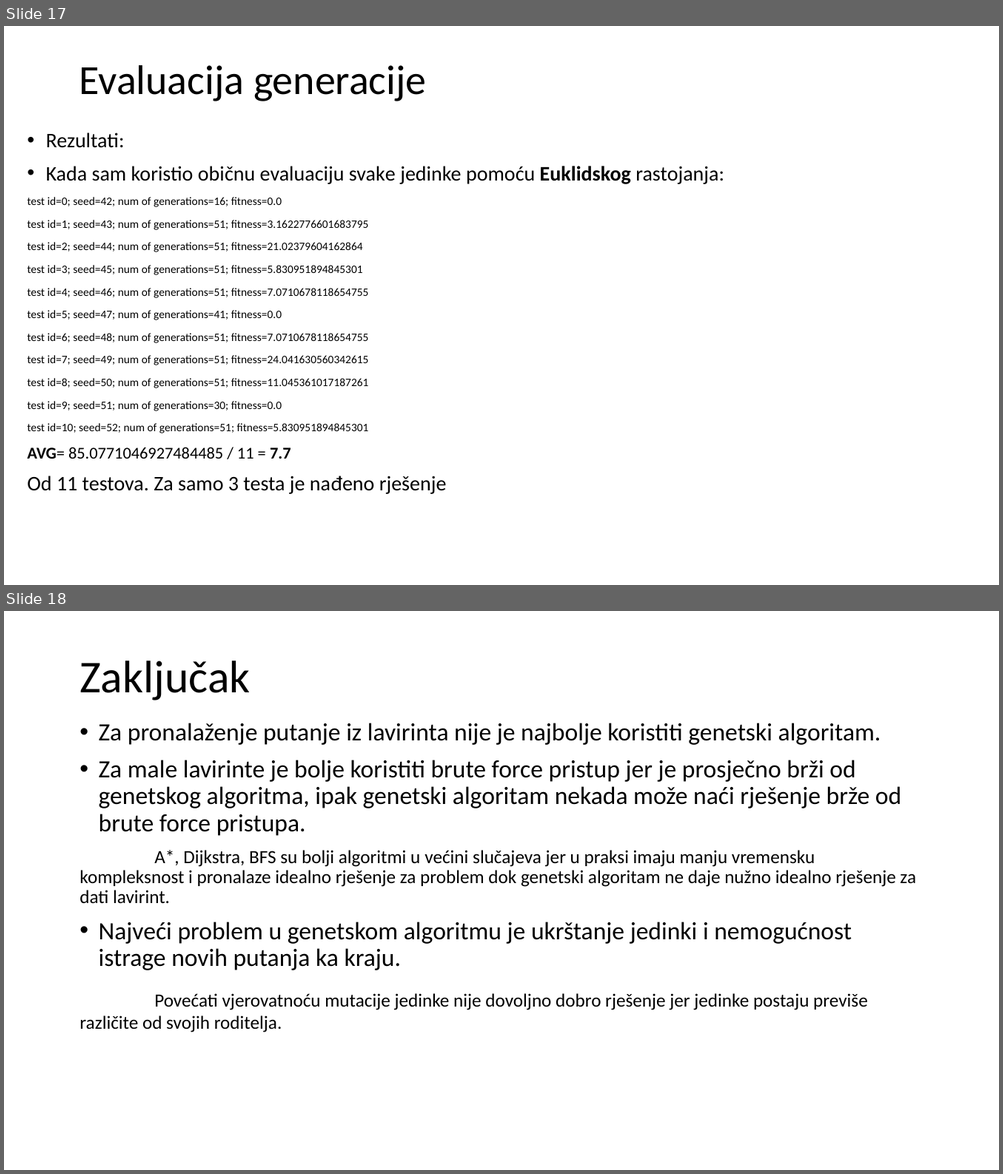
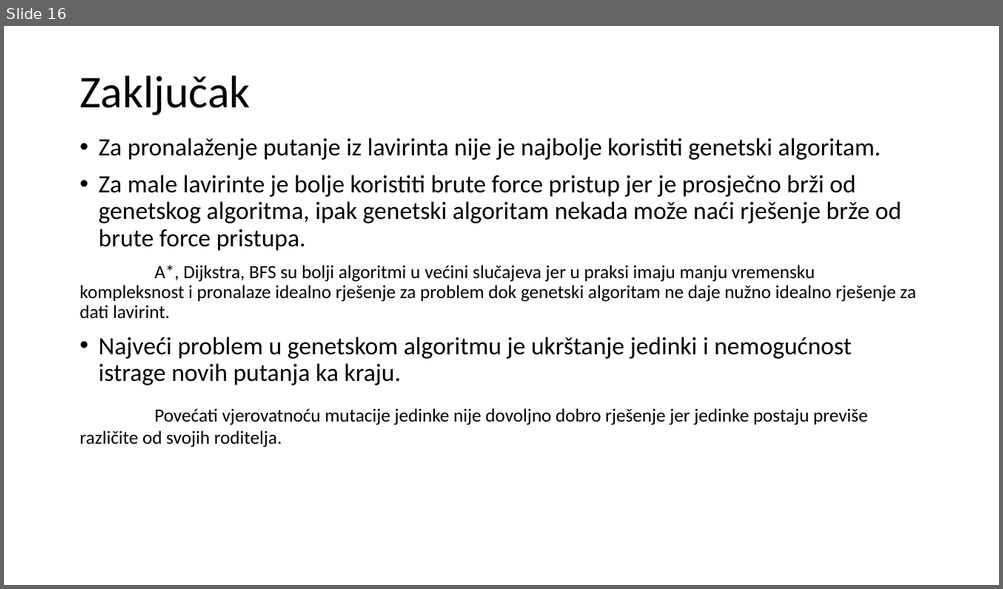
Before and after one commit to LopD/GeneticAlgorithmMazeSolver, a slide deck: Lavirint - Pronalazak izlaza iz lavirinta primenom genetskog.pptx. Shown one above the other, each under a label of ours: slides 17 and 18 before the commit, slide 16 after it. The pictures are 1003x1174 and 1003x589 pixels, drawn with LibreOffice and Linux fonts; fonts in the diff are those of the drawing. Boxes give left, top, right and bottom in pixels: in the first picture for what was removed or moved away, otherwise in the second. Text is boxed around its words. In the diff, an @@ line names an element or a change of style, - is before the commit and + after.

```diff
--- a/Lavirint - Pronalazak izlaza iz lavirinta primenom genetskog.pptx
+++ b/Lavirint - Pronalazak izlaza iz lavirinta primenom genetskog.pptx
@@ slide 17 removed at <box>4,26,999,585</box>, background #FFFFFF @@
@@ title removed at <box>79,65,427,101</box> @@
-Evaluacija generacije
@@ text removed at <box>27,133,724,494</box> @@
-• Rezultati:
-• Kada sam koristio običnu evaluaciju svake jedinke pomoću Euklidskog rastojanja:
-test id=0; seed=42; num of generations=16; fitness=0.0
-test id=1; seed=43; num of generations=51; fitness=3.1622776601683795
-test id=2; seed=44; num of generations=51; fitness=21.02379604162864
-test id=3; seed=45; num of generations=51; fitness=5.830951894845301
-test id=4; seed=46; num of generations=51; fitness=7.0710678118654755
-test id=5; seed=47; num of generations=41; fitness=0.0
-test id=6; seed=48; num of generations=51; fitness=7.0710678118654755
-test id=7; seed=49; num of generations=51; fitness=24.041630560342615
-test id=8; seed=50; num of generations=51; fitness=11.045361017187261
-test id=9; seed=51; num of generations=30; fitness=0.0
-test id=10; seed=52; num of generations=51; fitness=5.830951894845301
-AVG= 85.0771046927484485 / 11 = 7.7
-Od 11 testova. Za samo 3 testa je nađeno rješenje
@@ what was slide 18 is now slide 16 @@
```
Also in this commit, not shown: 4 slides changed, 1 slide added, 2 other slides removed, 8 other files.
